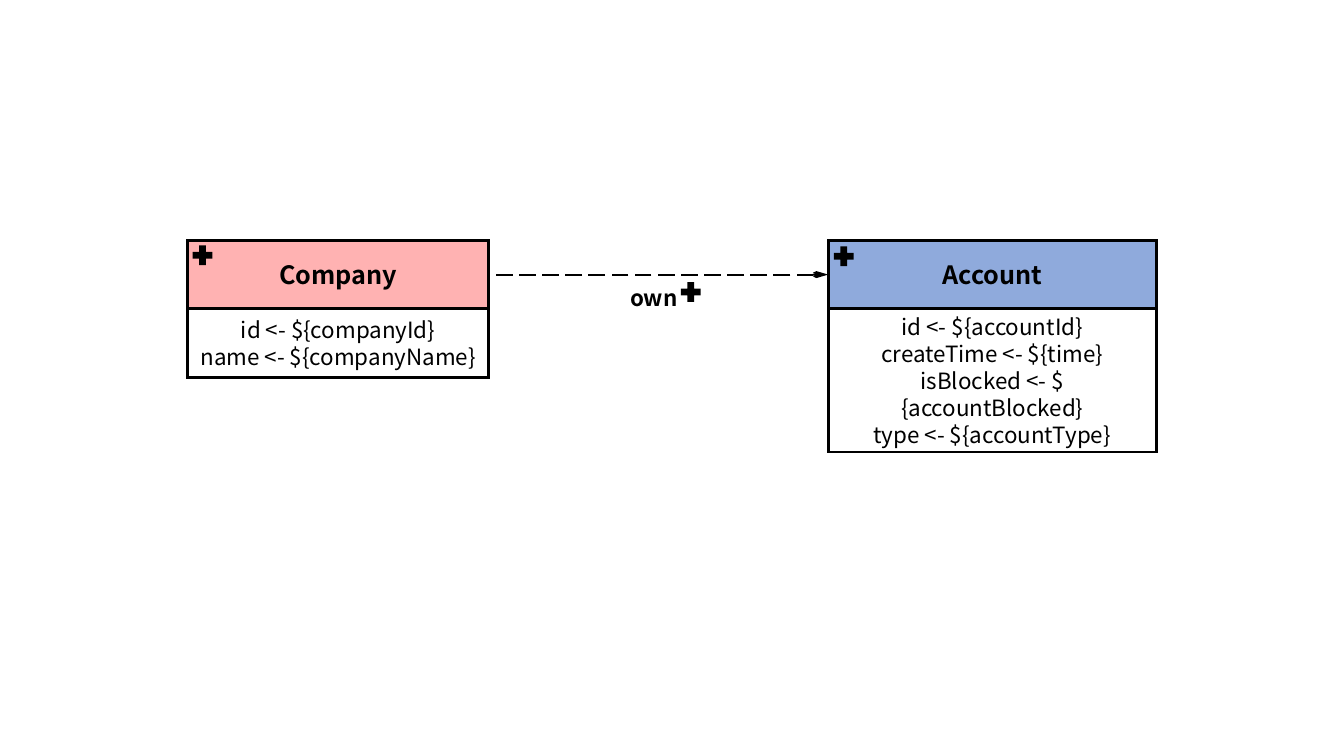
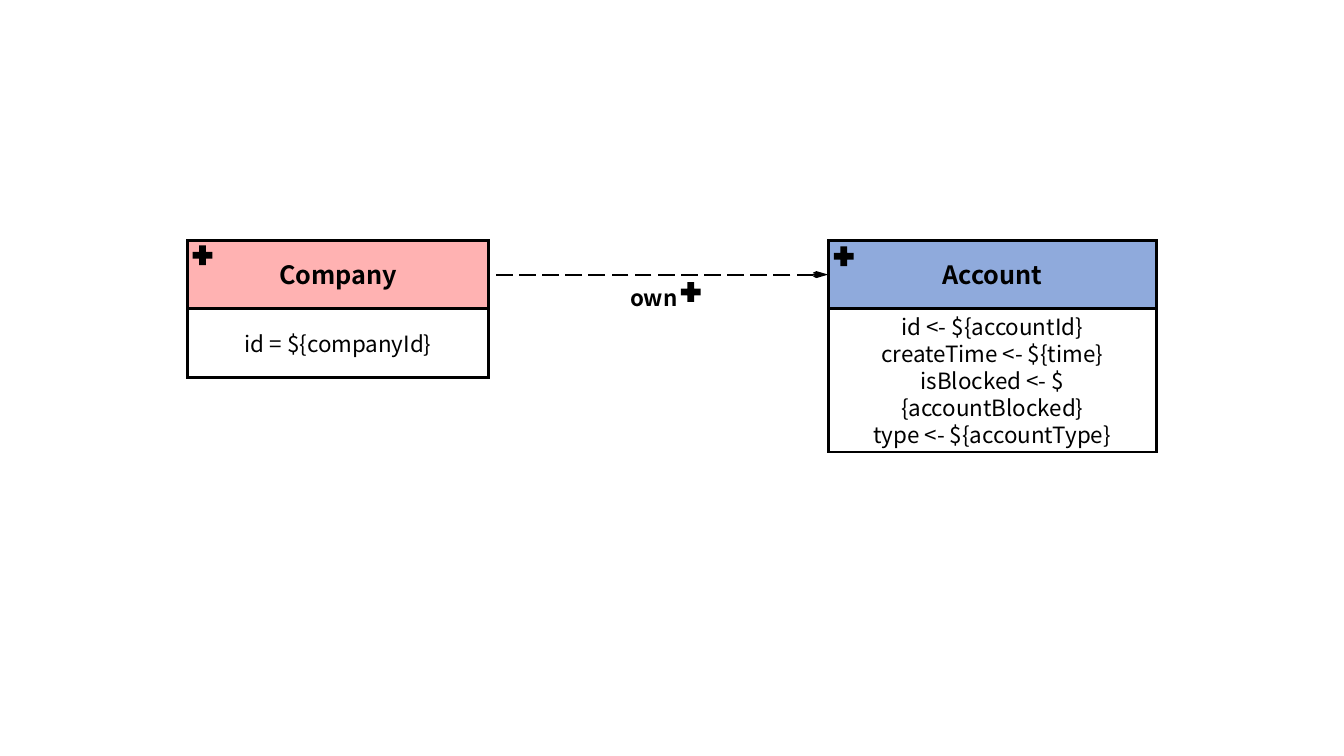
Before and after one commit to ldbc/ldbc_finbench_docs, a slide deck: slide 5 of patterns/transaction-write.pptx (slide 2 before the commit). Drawn at 1344x756 pixels with LibreOffice and Linux fonts; fonts in the diff are those of the drawing. Boxes give left, top, right and bottom in pixels: in the first picture for what was removed or moved away, otherwise in the second. Text is boxed around its words. In the diff, an @@ line names an element or a change of style, - is before the commit and + after.

```diff
--- a/patterns/transaction-write.pptx
+++ b/patterns/transaction-write.pptx
@@ text in rectangle at (x1=245, y1=333, x2=431, y2=357): text changed @@
-id <- ${companyId}
-name <- ${companyName}
+id = ${companyId}
```
Also in this commit, not shown: 11 other slides changed, 5 slides added, 1 slide removed, 17 other files.
